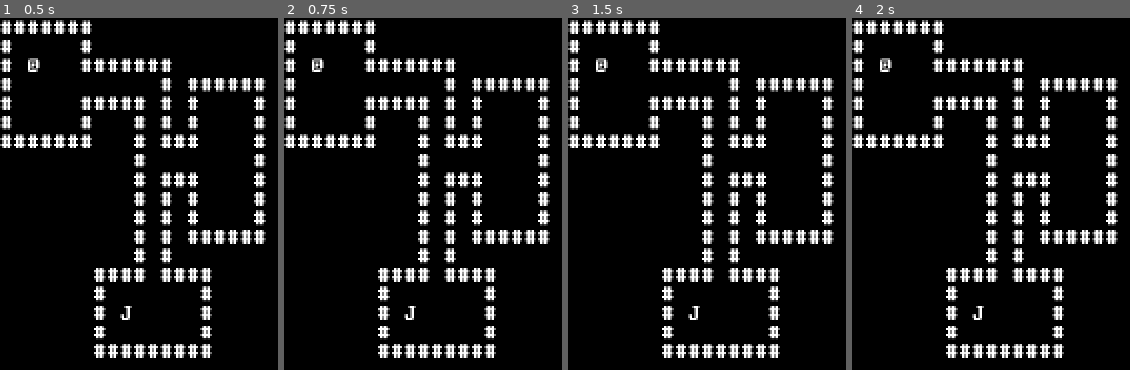
Above: before the commit, frames 1-4 (left to right).
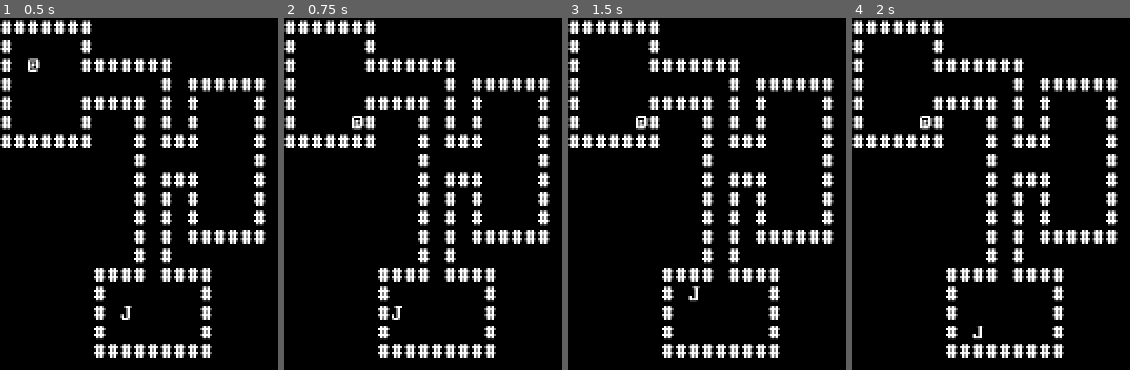
Above: after the commit, the same moments.

Repository: delcodigo/godot-roguelike-template
Game: Godot game, scene res://scenes/main.tscn
Two runs of this game, one before a commit and one after it. Both use one fixed random seed, a clock stepped at 60 frames per second and the inputs below.
Inputs:
- Up to frame 1 (0.5 s): no input
- Up to frame 2 (0.75 s): tap Enter at 0.5 s; hold Keypad 3 (downright, bound only after the commit) from 0.53 s (still down)
- Up to frame 3 (1.5 s): release Keypad 3 (downright, bound only after the commit) at 1.28 s; hold Keypad 1 (downleft, bound only after the commit) from 1.28 s (still down)
- Up to frame 4 (2 s): keep holding Keypad 1 (downleft, bound only after the commit)

Frame 1 is identical in both runs. In frame 2, 0.5% of the frame differs, in the area x 10-48%, y 11-86%; in frame 3, 0.5%; in frame 4, 0.5%.

Commit message:
feat: diagonal movement

Diff:
--- a/project.godot
+++ b/project.godot
@@ -52,21 +52,45 @@
 up={
 "deadzone": 0.2,
 "events": [Object(InputEventKey,"resource_local_to_scene":false,"resource_name":"","device":-1,"window_id":0,"alt_press …(195 unchanged characters)…
+, Object(InputEventKey,"resource_local_to_scene":false,"resource_name":"","device":-1,"window_id":0,"alt_pressed":false,"shift_pressed":false,"ctrl_pressed":false,"meta_pressed":false,"pressed":false,"keycode":0,"physical_keycode":4194446,"key_label":0,"unicode":56,"location":0,"echo":false,"script":null)
 ]
 }
 down={
 "deadzone": 0.2,
 "events": [Object(InputEventKey,"resource_local_to_scene":false,"resource_name":"","device":-1,"window_id":0,"alt_press …(195 unchanged characters)…
+, Object(InputEventKey,"resource_local_to_scene":false,"resource_name":"","device":-1,"window_id":0,"alt_pressed":false,"shift_pressed":false,"ctrl_pressed":false,"meta_pressed":false,"pressed":false,"keycode":0,"physical_keycode":4194440,"key_label":0,"unicode":50,"location":0,"echo":false,"script":null)
 ]
 }
 left={
 "deadzone": 0.2,
 "events": [Object(InputEventKey,"resource_local_to_scene":false,"resource_name":"","device":-1,"window_id":0,"alt_press …(195 unchanged characters)…
+, Object(InputEventKey,"resource_local_to_scene":false,"resource_name":"","device":-1,"window_id":0,"alt_pressed":false,"shift_pressed":false,"ctrl_pressed":false,"meta_pressed":false,"pressed":false,"keycode":0,"physical_keycode":4194442,"key_label":0,"unicode":52,"location":0,"echo":false,"script":null)
 ]
 }
 right={
 "deadzone": 0.2,
 "events": [Object(InputEventKey,"resource_local_to_scene":false,"resource_name":"","device":-1,"window_id":0,"alt_press …(195 unchanged characters)…
+, Object(InputEventKey,"resource_local_to_scene":false,"resource_name":"","device":-1,"window_id":0,"alt_pressed":false,"shift_pressed":false,"ctrl_pressed":false,"meta_pressed":false,"pressed":false,"keycode":0,"physical_keycode":4194444,"key_label":0,"unicode":54,"location":0,"echo":false,"script":null)
+]
+}
+upright={
+"deadzone": 0.2,
+"events": [Object(InputEventKey,"resource_local_to_scene":false,"resource_name":"","device":-1,"window_id":0,"alt_pressed":false,"shift_pressed":false,"ctrl_pressed":false,"meta_pressed":false,"pressed":false,"keycode":0,"physical_keycode":4194447,"key_label":0,"unicode":57,"location":0,"echo":false,"script":null)
+]
+}
+upleft={
+"deadzone": 0.2,
+"events": [Object(InputEventKey,"resource_local_to_scene":false,"resource_name":"","device":-1,"window_id":0,"alt_pressed":false,"shift_pressed":false,"ctrl_pressed":false,"meta_pressed":false,"pressed":false,"keycode":0,"physical_keycode":4194445,"key_label":0,"unicode":55,"location":0,"echo":false,"script":null)
+]
+}
+downright={
+"deadzone": 0.2,
+"events": [Object(InputEventKey,"resource_local_to_scene":false,"resource_name":"","device":-1,"window_id":0,"alt_pressed":false,"shift_pressed":false,"ctrl_pressed":false,"meta_pressed":false,"pressed":false,"keycode":0,"physical_keycode":4194441,"key_label":0,"unicode":51,"location":0,"echo":false,"script":null)
+]
+}
+downleft={
+"deadzone": 0.2,
+"events": [Object(InputEventKey,"resource_local_to_scene":false,"resource_name":"","device":-1,"window_id":0,"alt_pressed":false,"shift_pressed":false,"ctrl_pressed":false,"meta_pressed":false,"pressed":false,"keycode":0,"physical_keycode":4194439,"key_label":0,"unicode":49,"location":0,"echo":false,"script":null)
 ]
 }
 
--- a/src/player.gd
+++ b/src/player.gd
@@ -4,9 +4,10 @@
 ##
 ## The player moves exactly one tile per accepted input using the tile size
 ## defined in Config. Movement into solid map tiles is blocked through the
-## shared Map instance. When both axes are pressed, horizontal input is
-## processed before vertical input. Any directional input consumes the player's
-## turn, even if the destination tile is blocked.
+## shared Map instance. The player can move horizontally, vertically, or diagonally
+## using the corresponding input actions. Diagonal movement requires that all three involved
+## tiles (horizontal, vertical, and diagonal destination) are not solid. Any directional
+## input, including blocked movement attempts, consumes the player's turn and triggers a movement cooldown.
 extends Node2D
 class_name Player
 
@@ -39,6 +40,28 @@
 		_key_delay = key_delay_seconds
 		return true
 
+	if Input.is_action_pressed("upright"):
+		hor = 1
+		ver = -1
+	elif Input.is_action_pressed("downright"):
+		hor = 1
+		ver = 1
+	elif Input.is_action_pressed("downleft"):
+		hor = -1
+		ver = 1
+	elif Input.is_action_pressed("upleft"):
+		hor = -1
+		ver = -1
+
+	if hor != 0 and ver != 0:
+		if not Map.instance.is_solid(position.x + hor * Config.tile_size.x, position.y) \
+		and not Map.instance.is_solid(position.x, position.y + ver * Config.tile_size.y) \
+		and not Map.instance.is_solid(position.x + hor * Config.tile_size.x, position.y + ver * Config.tile_size.y):
+			position.x += hor * Config.tile_size.x
+			position.y += ver * Config.tile_size.y
+		_key_delay = key_delay_seconds
+		return true
+
 	return false
 
 ## Updates the movement cooldown and processes movement when input is allowed.
